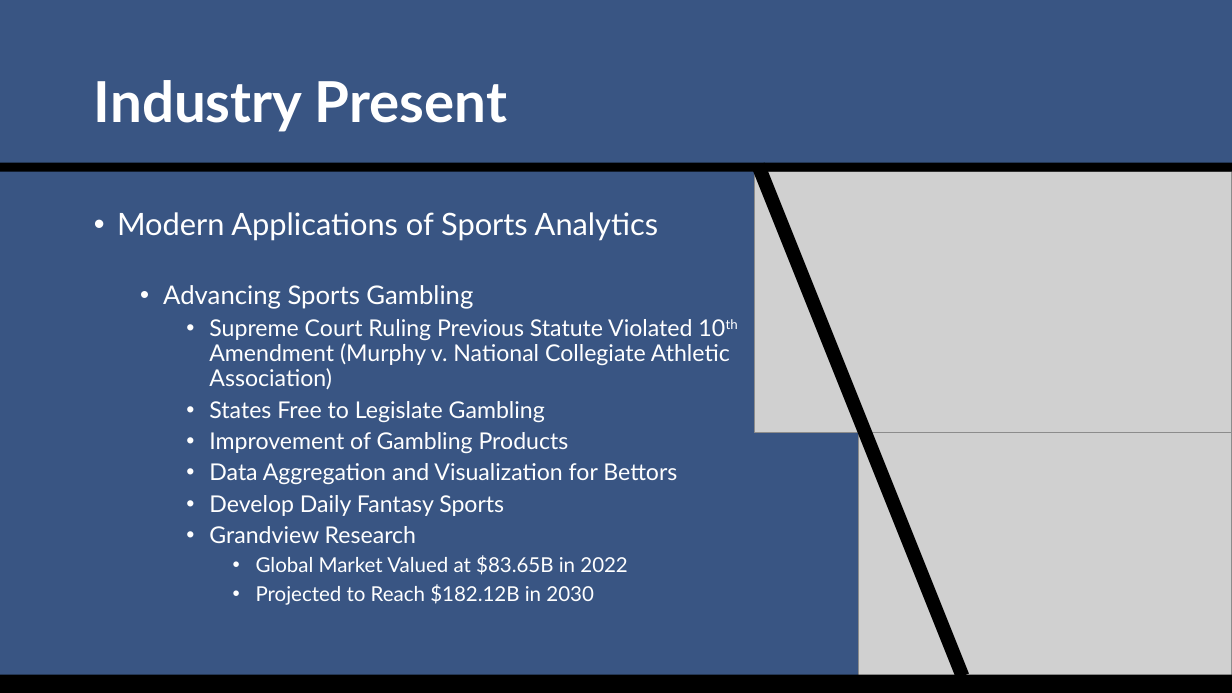
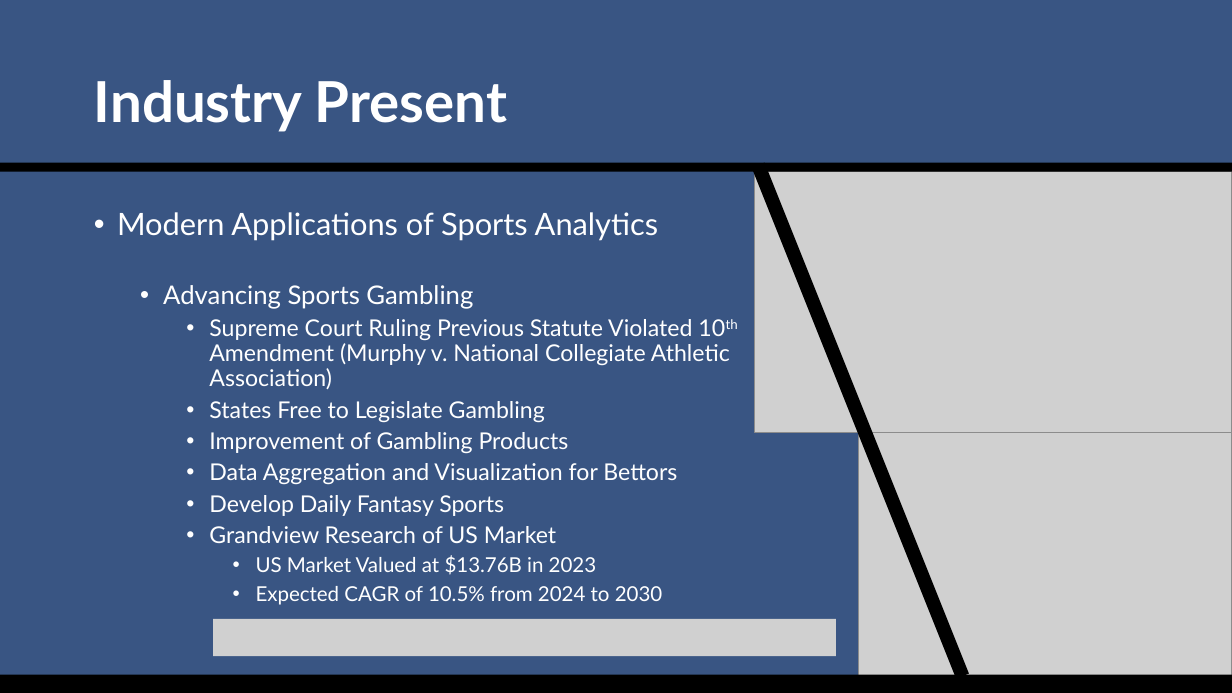
Before and after one commit to SuperMarioGiacomazzo/STOR538_WEBSITE, a slide deck: slide 16 of Slides/Sports Analytics 3/Sports_Analytics_3_Lecture.pptx. Drawn at 1232x693 pixels with LibreOffice and Linux fonts; fonts in the diff are those of the drawing; grey boxes stand for pictures. Boxes give left, top, right and bottom in pixels: in the first picture for what was removed or moved away, otherwise in the second. Text is boxed around its words. In the diff, an @@ line names an element or a change of style, - is before the commit and + after.

```diff
--- a/Slides/Sports Analytics 3/Sports_Analytics_3_Lecture.pptx
+++ b/Slides/Sports Analytics 3/Sports_Analytics_3_Lecture.pptx
@@ text at (x1=209, y1=526, x2=663, y2=605): text changed @@
-    • Grandview Research
-      • Global Market Valued at $83.65B in 2022
-      • Projected to Reach $182.12B in 2030
+    • Grandview Research of US Market
+      • US Market Valued at $13.76B in 2023
+      • Expected CAGR of 10.5% from 2024 to 2030
@@ picture added at (x1=213, y1=619, x2=836, y2=656) @@
```
Also in this commit, not shown: 3 other files.
